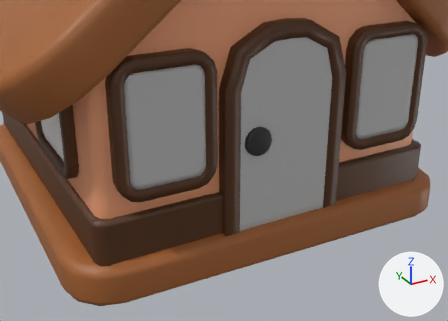
The glTF model public/models/house.glb: old version first, new version second.
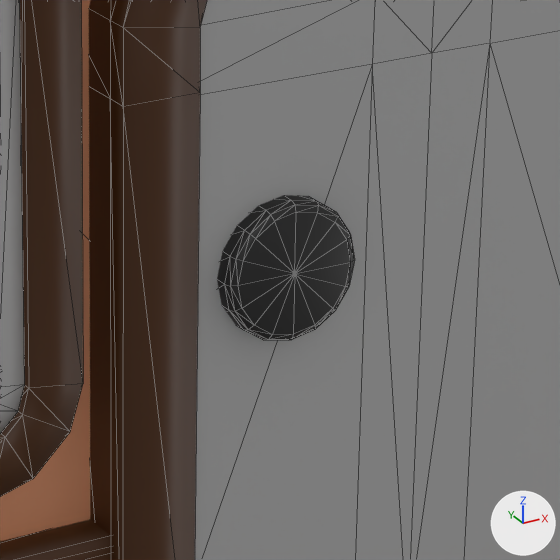
Each version is shown from a camera (50 mm lens) standing at (-1.401, -2.955, 1.499) and looking at (-0.275, -0.907, 0.475), then close up on the part from 45% to 70% of the width and 27% to 62% of the height. The axes (+X, +Y, +Z) are drawn at lower right. The lights are the same throughout. The first two pictures are the older version. The close-ups show mesh edges as thin lines. Where no turn or scale is listed for an object, it has been applied to the vertices.

Before the edit, the objects in view are built like this:
```python
me_mesh_12 = bpy.data.meshes.new('Mesh_12')
me_mesh_12.from_pydata(...)  # 65 vertices, 112 faces; spans x -0.055..0.055, y -0.055..0.055, z 0.014..0.0538
me_mesh_12.materials.append(mat_hitam)  # black #2a2a2a
me_mesh_3 = bpy.data.meshes.new('Mesh_3')
me_mesh_3.from_pydata(...)  # 144 vertices, 280 faces; spans x -1.236..0.16, y -0.035..0.0, z -0.229..0.229
me_mesh_3.materials.append(mat_putih)  # grey #bcbcbc
me_mesh_9 = bpy.data.meshes.new('Mesh_9')
me_mesh_9.from_pydata(...)  # 104 vertices, 204 faces; spans x -0.292..0.292, y -0.094..0.036, z -0.513..0.402
me_mesh_9.materials.append(mat_coklattuua)  # brown #532f10
ob_doorarch = bpy.data.objects.new('DoorArch', me_mesh_9)
ob_doorarch.location = (-0.0018, -0.8616, 0.624)
ob_doorhandle = bpy.data.objects.new('DoorHandle', me_mesh_12)
ob_doorhandle.parent = ob_houseglb
ob_doorhandle.location = (-0.146, -0.911, 0.551)
ob_doorhandle.rotation_euler = (1.571, 0.0, 0.0)  # degrees (90, 0, 0)
ob_doorhandle.scale = (1.12, 1.12, 1.12)
ob_frontglass = bpy.data.objects.new('FrontGlass', me_mesh_3)
ob_frontglass.location = (0.536, -0.9144, 0.6791)
# also in view: 'Walls' at (0.0, 0.0, 0.908); 'FrontWindow' at (-0.002, -0.914, 0.679); 'Foundation' at (0.0, 0.0, 0.225); 'Door' at (-0.002, -0.909, 0.555)
```
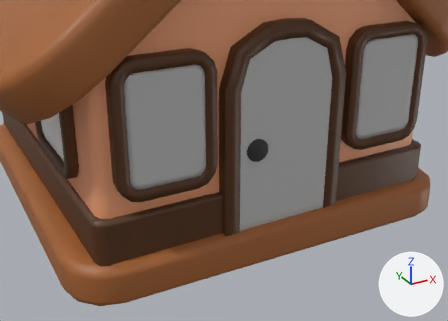
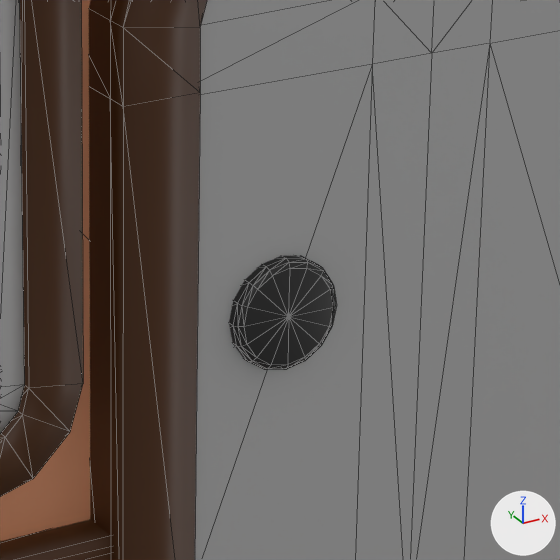
Boxes [x1, y1, x2, y2] around the edits, measured in the close-ups (560 x 560 px):
'DoorHandle', moved, rescaled (21% narrower, 22% shorter): before [217, 195, 354, 340]; after [229, 256, 337, 369]

Edits to the bpy script that builds the scene:
```text
Change ob_doorhandle:
    ob_doorhandle.location: (-0.146, -0.911, 0.551) -> (-0.147, -0.916, 0.511)
    ob_doorhandle.scale: (1.12, 1.12, 1.12) -> (0.9, 0.9, 0.9)
```
